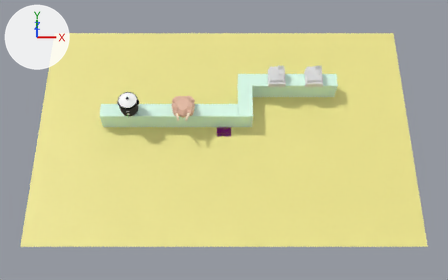
The Blender file scenes/counter-level.blend, before and after one commit.
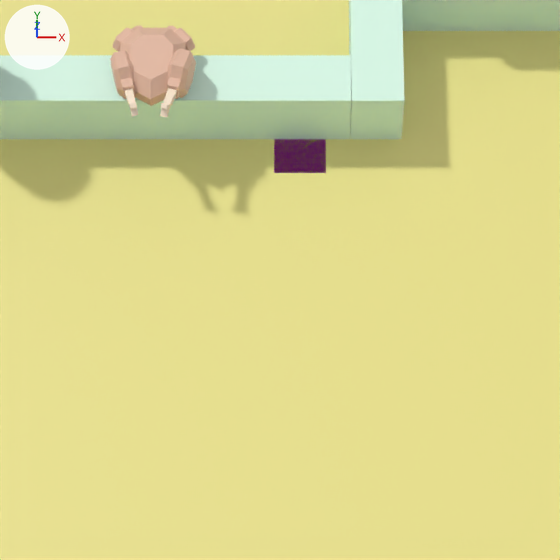
Each version is shown whole from a camera (50 mm lens) standing at (0.0, -42.4, 76.5) and looking at (0.0, -2.6, 2.0), then close up on the part from 31% to 66% of the width and 32% to 87% of the height. The lights are fixed; the arrows at upper left show +X, +Y and +Z.

The first close-up shows 'Counter.Checkout', 'Counter.Connector', 'Counter.Main', 'Floor', 'WalkMesh', 'turkey.body', 'turkey.leg.001', 'turkey.leg.002'.
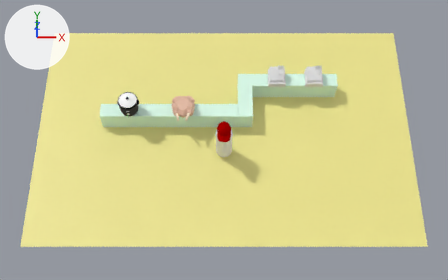
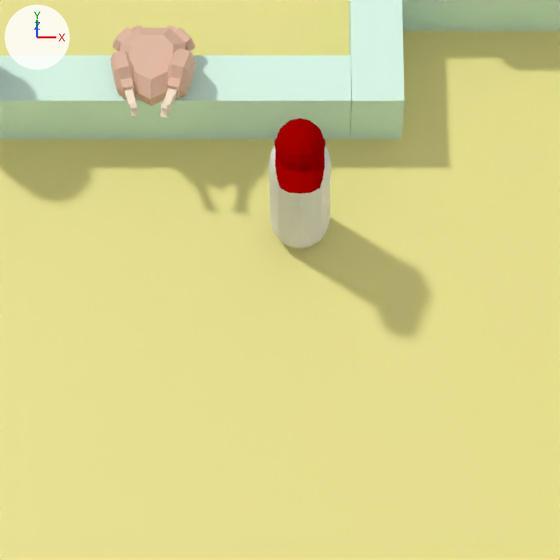
Boxes (x1, y1, x2, y2) around the edits, measured in the close-ups (560 x 560 px):
'Player.Capsule', added: after (269, 146, 331, 248)
'Hat', added (red): after (275, 118, 325, 194)

Patch to the scene script:
```diff
--- a/scenes/counter-level.blend.py
+++ b/scenes/counter-level.blend.py
@@ mat_lambert2sg @@
+mat_lambert2sg = principled_material('lambert2SG')
+mat_lambert2sg.base_color = (0.366, 0.000323, 0.0)  # red #a30100
+mat_lambert2sg.roughness = 1.0
+mat_lambert2sg.specular_ior_level = 0.0
@@ me_baseball_cap @@
+me_baseball_cap.from_pydata(...)  # 210 vertices, 220 faces; spans x -0.91..0.91, y -1.81..1.28, z -0.83..0.67
+me_baseball_cap.materials.append(mat_lambert2sg)  # red #a30100
@@ me_roundcube @@
+me_roundcube.from_pydata(...)  # 114 vertices, 112 faces; spans x -0.5..0.5, y -0.5..0.5, z -1.5..1.5
@@ ob_hat @@
+ob_hat = bpy.data.objects.new('Hat', me_baseball_cap)
+ob_hat.parent = ob_player_capsule
+ob_hat.matrix_parent_inverse = Matrix(((0.447, 0.0, 0.0, 0.0), (0.0, 0.447, 0.0, 0.0), (0.0, 0.0, 0.447, 0.0), (0.0, 0.0, 0.0, 1.0)))
+ob_hat.location = (0.0, 0.0, 3.357)
@@ ob_player_capsule @@
+ob_player_capsule = bpy.data.objects.new('Player.Capsule', me_roundcube)
+ob_player_capsule.location = (0.0, -3.47, 3.11)
+ob_player_capsule.scale = (2.24, 2.24, 2.24)
```
